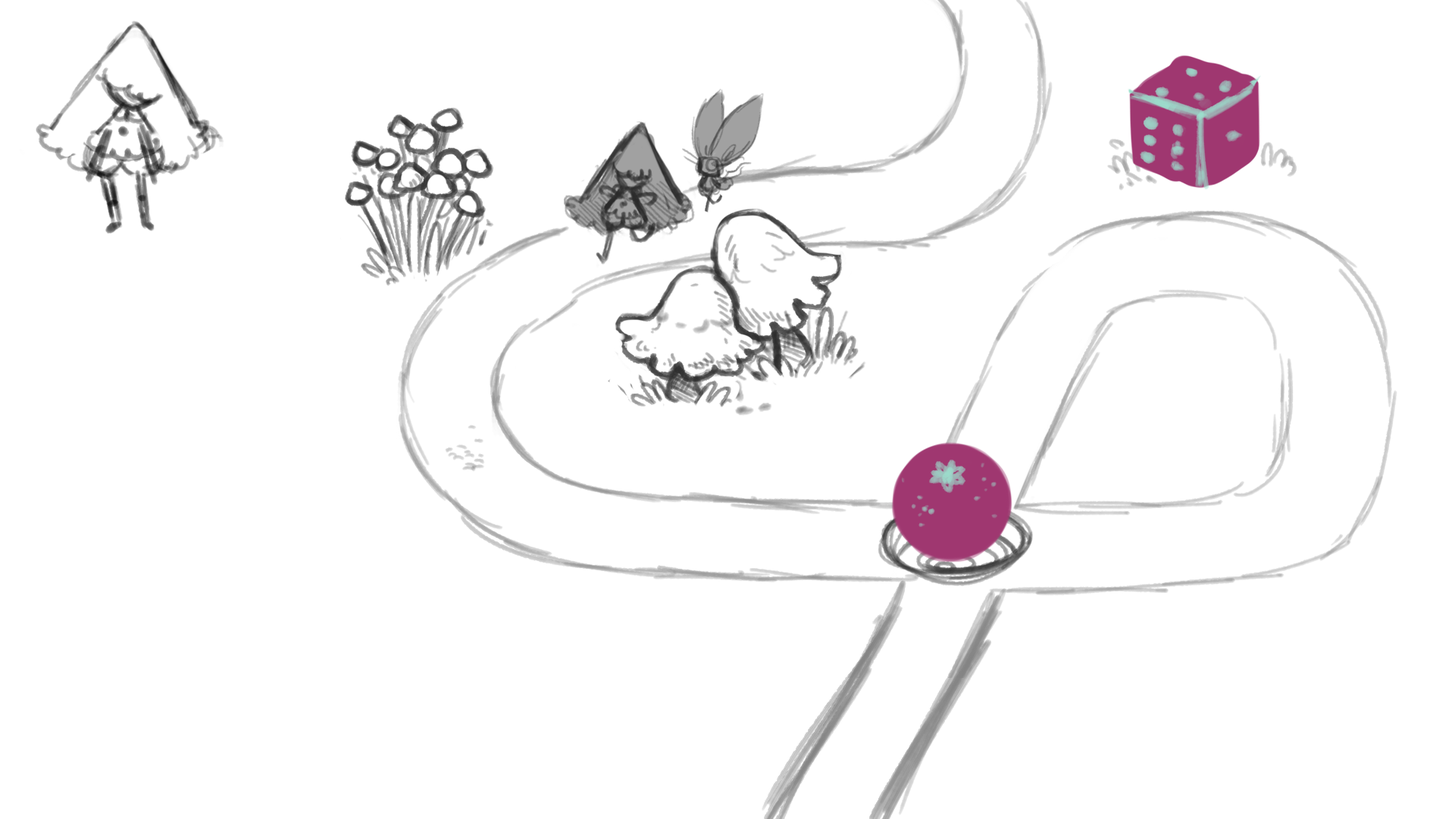
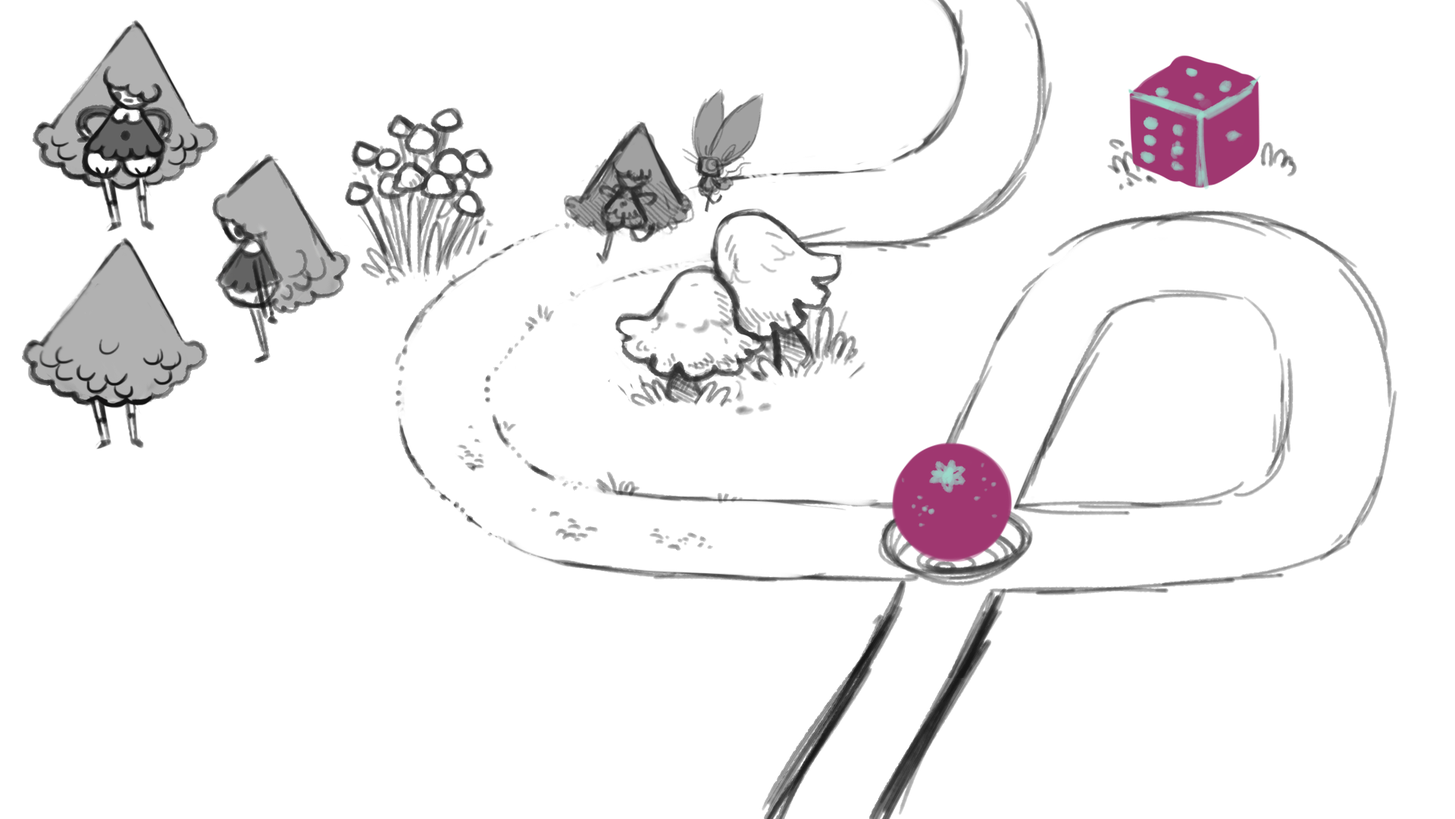
Layered file, before and after one edit (1455 × 819). Changes by layer:
"path": opacity 53% → 100%, painted on it over [394, 0, 1398, 819]
removed layer "Layer 6" over [32, 20, 225, 234]
added group "Group 10 copy" with 2 layers above "Group 10 copy 2" over [21, 237, 208, 450]
added layer "Layer 27" (1st of 3, in "Group 10 copy") (66%) in group "Group 10 copy" over [23, 240, 206, 407]
added layer "Layer 26" (1st of 3, in "Group 10 copy") in group "Group 10 copy" over [21, 237, 208, 450]
added group "Group 10 copy 2" with 3 layers above "Group 10" over [175, 143, 351, 364]
added layer "Layer 27" (2nd of 3, in "Group 10 copy 2") (66%) in group "Group 10 copy 2" over [212, 153, 351, 313]
added layer "Layer 28" in group "Group 10 copy 2" over [212, 155, 349, 364]
added group "Group 10" with 2 layers above "Background" over [32, 19, 219, 232]
added layer "Layer 27" (3rd of 3, in "Group 10") (66%) in group "Group 10" over [34, 22, 217, 188]
added layer "Layer 26" (3rd of 3, in "Group 10") in group "Group 10" over [32, 19, 219, 232]
